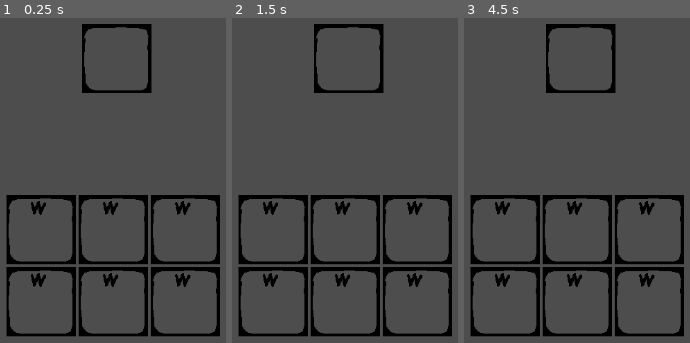
Above: before the commit, frames 1-3 (left to right).
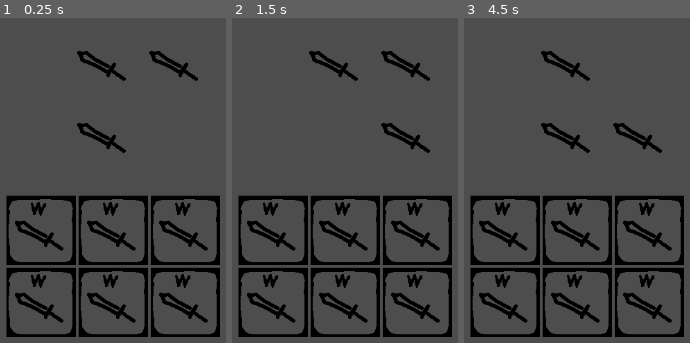
Above: after the commit, the same moments.

Repository: painttist/2023-04-04-Dungeon-Crawler-Jam
Game: Godot game, scene res://main.tscn
Two runs of this game, one before a commit and one after it. Both use one fixed random seed, a clock stepped at 60 frames per second and the inputs below.
Inputs:
- Up to frame 1 (0.25 s): no input
- Up to frame 2 (1.5 s): tap Enter at 0.5 s; hold A (A) 0.53-1.28 s; tap D (D) at 0.8, 1.35 s; tap Space at 1.25 s
- Up to frame 3 (4.5 s): tap E (E) at 1.55 s; tap Enter at 2, 3.5 s; hold E (E) 2.03-2.78 s; tap S (S) at 2.3, 2.85 s; tap Space at 2.75, 4.25 s; tap W (W) at 3.05 s; hold W (W) 3.53-4.28 s; tap A (A) at 3.8, 4.35 s

The runs differ from the first frame. In frame 1, 8.6% of the frame differs, in the area x 2-98%, y 1-99%; in frame 2, 8.6%; in frame 3, 8.6%.

Commit message:
Inventory: rotation

Diff:
--- a/Draggable.gd
+++ /dev/null
@@ -1,20 +0,0 @@
-extends TextureRect
-
-
-
-# Called when the node enters the scene tree for the first time.
-func _ready():
-
-	pass # Replace with function body.
-
-
-# Called every frame. 'delta' is the elapsed time since the previous frame.
-func _process(delta):
-	pass
-
-func _get_drag_data(at_position: Vector2):
-	print("get drag data: ", at_position)
-	var preview = TextureRect.new()
-	preview.texture = preload("res://Sprites/sword.png")
-	set_drag_preview(preview)
-	return self
--- a/Draggable.tscn
+++ /dev/null
@@ -1,10 +0,0 @@
-[gd_scene load_steps=3 format=3 uid="uid://ct3r82718w55y"]
-
-[ext_resource type="Texture2D" uid="uid://bitjffsxlw7hv" path="res://Sprites/slot_bg.png" id="1_g27s4"]
-[ext_resource type="Script" path="res://Draggable.gd" id="2_00he6"]
-
-[node name="Draggable" type="TextureRect"]
-offset_right = 40.0
-offset_bottom = 40.0
-texture = ExtResource("1_g27s4")
-script = ExtResource("2_00he6")
--- a/Inventory.tscn
+++ /dev/null
@@ -1,72 +0,0 @@
-[gd_scene load_steps=4 format=3 uid="uid://d2ujpa2sybd7d"]
-
-[ext_resource type="Script" path="res://Inventory.gd" id="1_chvbc"]
-[ext_resource type="PackedScene" uid="uid://dookavn8tuqex" path="res://InventorySlot.tscn" id="1_jnp22"]
-
-[sub_resource type="StyleBoxTexture" id="StyleBoxTexture_h4oco"]
-
-[node name="Inventory" type="Panel"]
-theme_override_styles/panel = SubResource("StyleBoxTexture_h4oco")
-script = ExtResource("1_chvbc")
-
-[node name="GridContainer" type="GridContainer" parent="."]
-layout_mode = 1
-anchors_preset = 15
-anchor_right = 1.0
-anchor_bottom = 1.0
-offset_left = -154.0
-offset_top = -103.0
-offset_right = 154.0
-offset_bottom = 101.0
-grow_horizontal = 2
-grow_vertical = 2
-columns = 3
-
-[node name="Slot" parent="GridContainer" instance=ExtResource("1_jnp22")]
-layout_mode = 2
-
-[node name="Slot2" parent="GridContainer" instance=ExtResource("1_jnp22")]
-layout_mode = 2
-
-[node name="Slot3" parent="GridContainer" instance=ExtResource("1_jnp22")]
-layout_mode = 2
-
-[node name="Slot4" parent="GridContainer" instance=ExtResource("1_jnp22")]
-layout_mode = 2
-
-[node name="Slot5" parent="GridContainer" instance=ExtResource("1_jnp22")]
-layout_mode = 2
-
-[node name="Slot6" parent="GridContainer" instance=ExtResource("1_jnp22")]
-layout_mode = 2
-
-[node name="GridContainer2" type="GridContainer" parent="."]
-layout_mode = 1
-anchors_preset = 15
-anchor_right = 1.0
-anchor_bottom = 1.0
-offset_left = -154.0
-offset_top = -103.0
-offset_right = 154.0
-offset_bottom = 101.0
-grow_horizontal = 2
-grow_vertical = 2
-columns = 3
-
-[node name="Slot" parent="GridContainer2" instance=ExtResource("1_jnp22")]
-layout_mode = 2
-
-[node name="Slot2" parent="GridContainer2" instance=ExtResource("1_jnp22")]
-layout_mode = 2
-
-[node name="Slot3" parent="GridContainer2" instance=ExtResource("1_jnp22")]
-layout_mode = 2
-
-[node name="Slot4" parent="GridContainer2" instance=ExtResource("1_jnp22")]
-layout_mode = 2
-
-[node name="Slot5" parent="GridContainer2" instance=ExtResource("1_jnp22")]
-layout_mode = 2
-
-[node name="Slot6" parent="GridContainer2" instance=ExtResource("1_jnp22")]
-layout_mode = 2
--- a/Inventory.gd
+++ b/Inventory/Inventory.gd
@@ -6,11 +6,6 @@
 	[null, null, null],
 	[null, null, null]
 ];
-
-enum {
-	ARROW_UP,
-	SWORD,
-}
 
 # Called when the node enters the scene tree for the first time.
 func _ready():
@@ -25,6 +20,7 @@
 	var slot_count = 0
 	for slot in slots:
 		if is_instance_of(slot, InventorySlot):
+			slot.slot_id = slot_count
 			inventory_slots[slot_count / 3][slot_count % 3] = slot
 			slot_count += 1
 
@@ -34,8 +30,9 @@
 #		for col in range(3):
 #			print(inventory[row][col])
 
-func check_availble_for_place() -> bool:
+func check_availble_for_place(slot_id: int, tile_group: TileGroup) -> bool:
 	print("check")
+
 	return true
 
 # Called every frame. 'delta' is the elapsed time since the previous frame.
--- /dev/null
+++ b/Inventory/Inventory.tscn
@@ -0,0 +1,43 @@
+[gd_scene load_steps=4 format=3 uid="uid://d2ujpa2sybd7d"]
+
+[ext_resource type="Script" path="res://Inventory/Inventory.gd" id="1_jle0k"]
+[ext_resource type="PackedScene" uid="uid://dookavn8tuqex" path="res://Inventory/InventorySlot.tscn" id="2_58731"]
+
+[sub_resource type="StyleBoxTexture" id="StyleBoxTexture_h4oco"]
+
+[node name="Inventory" type="Panel"]
+theme_override_styles/panel = SubResource("StyleBoxTexture_h4oco")
+script = ExtResource("1_jle0k")
+
+[node name="GridContainer" type="GridContainer" parent="."]
+layout_mode = 1
+anchors_preset = 8
+anchor_left = 0.5
+anchor_top = 0.5
+anchor_right = 0.5
+anchor_bottom = 0.5
+offset_left = -154.0
+offset_top = -102.0
+offset_right = 154.0
+offset_bottom = 102.0
+grow_horizontal = 2
+grow_vertical = 2
+columns = 3
+
+[node name="Slot" parent="GridContainer" instance=ExtResource("2_58731")]
+layout_mode = 2
+
+[node name="Slot2" parent="GridContainer" instance=ExtResource("2_58731")]
+layout_mode = 2
+
+[node name="Slot3" parent="GridContainer" instance=ExtResource("2_58731")]
+layout_mode = 2
+
+[node name="Slot4" parent="GridContainer" instance=ExtResource("2_58731")]
+layout_mode = 2
+
+[node name="Slot5" parent="GridContainer" instance=ExtResource("2_58731")]
+layout_mode = 2
+
+[node name="Slot6" parent="GridContainer" instance=ExtResource("2_58731")]
+layout_mode = 2
--- a/InventorySlot.gd
+++ b/Inventory/InventorySlot.gd
@@ -3,6 +3,7 @@
 class_name InventorySlot
 
 var inventory: Inventory
+var slot_id
 
 # Called when the node enters the scene tree for the first time.
 func _ready():
@@ -16,7 +17,7 @@
 
 func _can_drop_data(at_position, data) -> bool:
 #	print("can drop data")
-	return inventory.check_availble_for_place()
+	return inventory.check_availble_for_place(slot_id, null)
 
 func _drop_data(at_position, data):
 	print("drop data")
--- /dev/null
+++ b/Inventory/InventorySlot.tscn
@@ -0,0 +1,27 @@
+[gd_scene load_steps=5 format=3 uid="uid://dookavn8tuqex"]
+
+[ext_resource type="Texture2D" uid="uid://bitjffsxlw7hv" path="res://Sprites/slot_bg.png" id="1_jwiw1"]
+[ext_resource type="Script" path="res://Inventory/InventorySlot.gd" id="2_1xg7q"]
+[ext_resource type="Texture2D" uid="uid://cuqqqqgok0tdn" path="res://Sprites/W.png" id="3_a1bfl"]
+[ext_resource type="PackedScene" uid="uid://clcywk6tytxq7" path="res://Tile.tscn" id="4_fhttq"]
+
+[node name="Slot" type="TextureRect"]
+offset_left = -1.0
+offset_top = -3.0
+offset_right = 99.0
+offset_bottom = 97.0
+texture = ExtResource("1_jwiw1")
+script = ExtResource("2_1xg7q")
+metadata/_edit_use_anchors_ = true
+
+[node name="Key" type="TextureRect" parent="."]
+layout_mode = 0
+offset_left = 35.0
+offset_top = 9.0
+offset_right = 75.0
+offset_bottom = 49.0
+scale = Vector2(0.555659, 0.499971)
+texture = ExtResource("3_a1bfl")
+
+[node name="Tile" parent="." instance=ExtResource("4_fhttq")]
+layout_mode = 0
--- /dev/null
+++ b/Inventory/TileGroup.gd
@@ -0,0 +1,73 @@
+extends GridContainer
+
+class_name TileGroup
+
+var group = [
+	[null, null],
+	[null, null]
+]
+
+var tiles: Array[Tile]
+
+func init():
+	var children = get_children()
+	for child in children:
+		if child is Tile:
+			tiles.append(child)
+	group = Globals.get_rand_tile_set()
+	update_tiles()
+
+# Called when the node enters the scene tree for the first time.
+func _ready():
+	init()
+
+# Called every frame. 'delta' is the elapsed time since the previous frame.
+func _process(delta):
+	pass
+
+func _get_drag_data(at_position: Vector2):
+	print("get drag data: ", at_position)
+	var preview = TextureRect.new()
+	preview.texture = preload("res://Sprites/sword.png")
+	set_drag_preview(preview)
+	return self
+
+func rotate_left():
+	var new_group = [
+		[group[0][1], group[1][1]],
+		[group[0][0], group[1][0]]
+	]
+	group = new_group
+
+	for tile in tiles:
+		tile.rotate_left()
+
+	update_tiles()
+
+func rotate_right():
+	var new_group = [
+		[group[1][0], group[0][0]],
+		[group[1][1], group[0][1]]
+	]
+	group = new_group
+
+	for tile in tiles:
+		tile.rotate_right()
+
+	update_tiles()
+
+func update_tiles():
+	# update tiles
+	var tile_counter = 0
+	for row in range(2):
+		for col in range(2):
+			print(group[row][col])
+			tiles[tile_counter].set_item_type(group[row][col])
+			tile_counter += 1
+
+
+func _input(event):
+	if event.is_action_pressed("A"):
+		rotate_left()
+	elif event.is_action_pressed("D"):
+		rotate_right()
--- /dev/null
+++ b/Inventory/TileGroup.tscn
@@ -0,0 +1,22 @@
+[gd_scene load_steps=3 format=3 uid="uid://da4aok56pfgc3"]
+
+[ext_resource type="Script" path="res://Inventory/TileGroup.gd" id="2_88viw"]
+[ext_resource type="PackedScene" uid="uid://clcywk6tytxq7" path="res://Tile.tscn" id="2_wvmci"]
+
+[node name="TileGroup" type="GridContainer"]
+offset_right = 40.0
+offset_bottom = 40.0
+columns = 2
+script = ExtResource("2_88viw")
+
+[node name="Tile" parent="." instance=ExtResource("2_wvmci")]
+layout_mode = 2
+
+[node name="Tile2" parent="." instance=ExtResource("2_wvmci")]
+layout_mode = 2
+
+[node name="Tile3" parent="." instance=ExtResource("2_wvmci")]
+layout_mode = 2
+
+[node name="Tile4" parent="." instance=ExtResource("2_wvmci")]
+layout_mode = 2
--- a/InventorySlot.tscn
+++ /dev/null
@@ -1,22 +0,0 @@
-[gd_scene load_steps=4 format=3 uid="uid://dookavn8tuqex"]
-
-[ext_resource type="Texture2D" uid="uid://bitjffsxlw7hv" path="res://Sprites/slot_bg.png" id="1_qj6vg"]
-[ext_resource type="Script" path="res://InventorySlot.gd" id="2_1cc5t"]
-[ext_resource type="Texture2D" uid="uid://cuqqqqgok0tdn" path="res://Sprites/W.png" id="3_lbif8"]
-
-[node name="Slot" type="TextureRect"]
-offset_left = -1.0
-offset_top = -3.0
-offset_right = 99.0
-offset_bottom = 97.0
-texture = ExtResource("1_qj6vg")
-script = ExtResource("2_1cc5t")
-
-[node name="TextureRect" type="TextureRect" parent="."]
-layout_mode = 0
-offset_left = 35.0
-offset_top = 9.0
-offset_right = 75.0
-offset_bottom = 49.0
-scale = Vector2(0.555659, 0.499971)
-texture = ExtResource("3_lbif8")
--- /dev/null
+++ b/Tile.gd
@@ -0,0 +1,27 @@
+extends TextureRect
+
+class_name Tile
+
+var item_type = Globals.SWORD: set = set_item_type
+
+#signal update_sprite(type: int)
+
+func set_item_type(new_value):
+	item_type = new_value
+	update_tile_display(item_type)
+	pass
+
+func update_tile_display(type):
+#	print("signal recevied")
+	if type != null:
+		texture = Globals.sprite_dict[type]
+	else:
+		texture = null
+	pass
+
+func rotate_left():
+	rotation_degrees += 90.0
+
+
+func rotate_right():
+	rotation_degrees -= 90.0
--- /dev/null
+++ b/Tile.tscn
@@ -0,0 +1,11 @@
+[gd_scene load_steps=3 format=3 uid="uid://clcywk6tytxq7"]
+
+[ext_resource type="Texture2D" uid="uid://cwdo64ylusvjf" path="res://Sprites/sword.png" id="1_tujvy"]
+[ext_resource type="Script" path="res://Tile.gd" id="2_gnevd"]
+
+[node name="Tile" type="TextureRect"]
+offset_right = 100.0
+offset_bottom = 100.0
+pivot_offset = Vector2(50, 50)
+texture = ExtResource("1_tujvy")
+script = ExtResource("2_gnevd")
--- a/main.tscn
+++ b/main.tscn
@@ -1,7 +1,7 @@
 [gd_scene load_steps=3 format=3 uid="uid://c6y1hy2gt8kts"]
 
-[ext_resource type="PackedScene" uid="uid://d2ujpa2sybd7d" path="res://Inventory.tscn" id="1_36q1x"]
-[ext_resource type="PackedScene" uid="uid://ct3r82718w55y" path="res://Draggable.tscn" id="2_nbn8j"]
+[ext_resource type="PackedScene" uid="uid://d2ujpa2sybd7d" path="res://Inventory/Inventory.tscn" id="1_36q1x"]
+[ext_resource type="PackedScene" uid="uid://da4aok56pfgc3" path="res://Inventory/TileGroup.tscn" id="2_gth2a"]
 
 [node name="World" type="Node3D"]
 
@@ -16,15 +16,15 @@
 size_flags_vertical = 4
 metadata/_edit_use_anchors_ = true
 
-[node name="Draggable" parent="UI" instance=ExtResource("2_nbn8j")]
-offset_left = 525.0
-offset_top = 121.0
-offset_right = 625.0
-offset_bottom = 221.0
-
 [node name="Inventory" parent="UI" instance=ExtResource("1_36q1x")]
 layout_mode = 0
 offset_left = 570.0
 offset_top = 471.0
 offset_right = 570.0
 offset_bottom = 471.0
+
+[node name="TileGroup" parent="." instance=ExtResource("2_gth2a")]
+offset_left = 506.0
+offset_top = 124.0
+offset_right = 606.0
+offset_bottom = 224.0
--- a/project.godot
+++ b/project.godot
@@ -13,8 +13,12 @@
 config/name="Dungeon Crawler Duoality"
 run/main_scene="res://main.tscn"
 config/features=PackedStringArray("4.0", "Forward Plus")
-config/icon="res://icon.svg"
+config/icon="res://Sprites/icon.svg"
 <<<<<<<Updatedupstreamrun/main_scene="res://scenes/main.tscn"
+
+[autoload]
+
+Globals="*res://scripts/Globals.gd"
 
 [input]
 
--- /dev/null
+++ b/scripts/Globals.gd
@@ -0,0 +1,19 @@
+extends Node
+
+enum {
+	ARROW,
+	SWORD,
+}
+
+const tiles = [
+	[[SWORD, SWORD], [ARROW, null]],
+	[[ARROW, ARROW], [null, null]]
+]
+
+var sprite_dict = {
+	ARROW: preload("res://Sprites/sword.png"),
+	SWORD: preload("res://Sprites/sword.png"),
+}
+
+func get_rand_tile_set():
+	return tiles[randi() % tiles.size()]
Renamed: icon.svg -> Sprites/icon.svg
Not shown, changed: Sprites/icon.svg.import
Binary file changed: Sprites/sword.png
Not shown, changed: Sprites/sword.png.import
